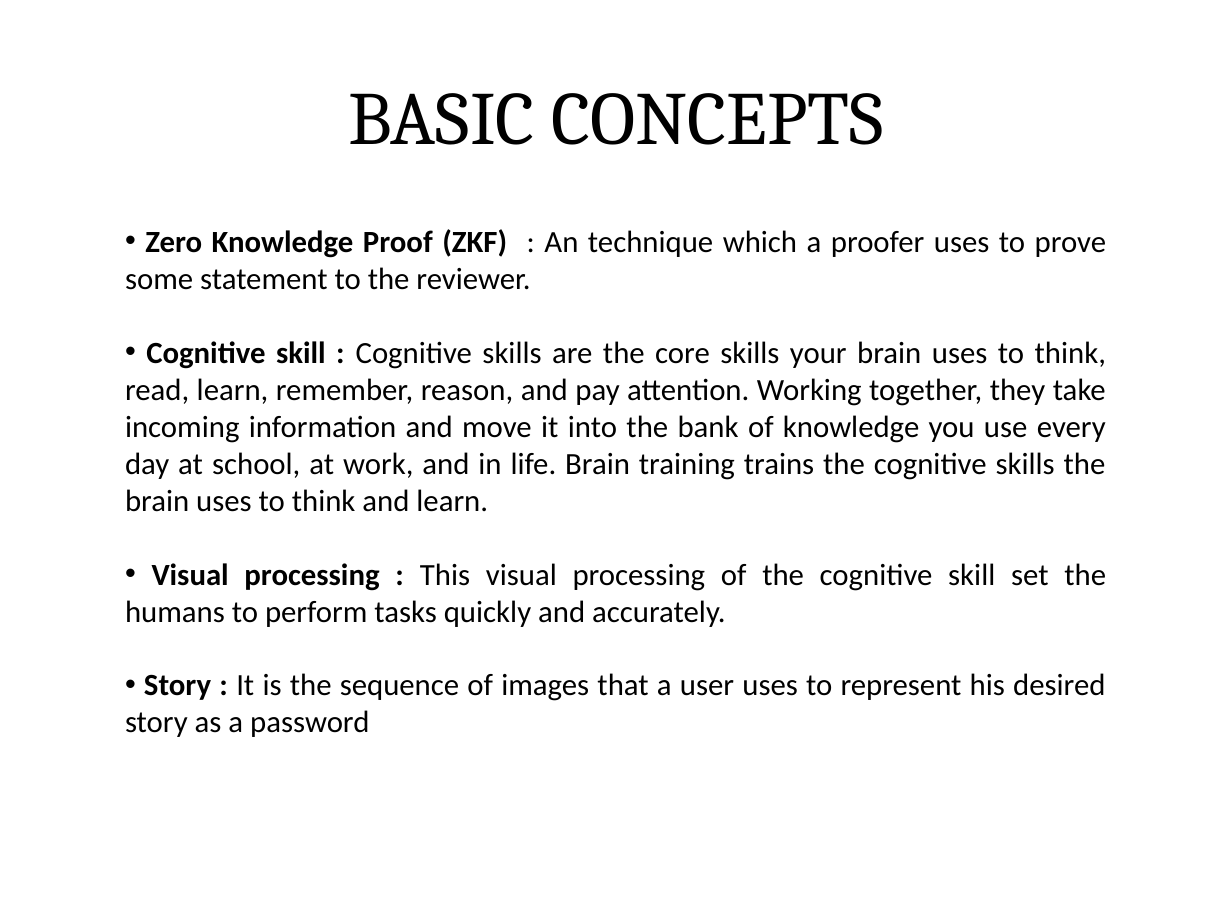
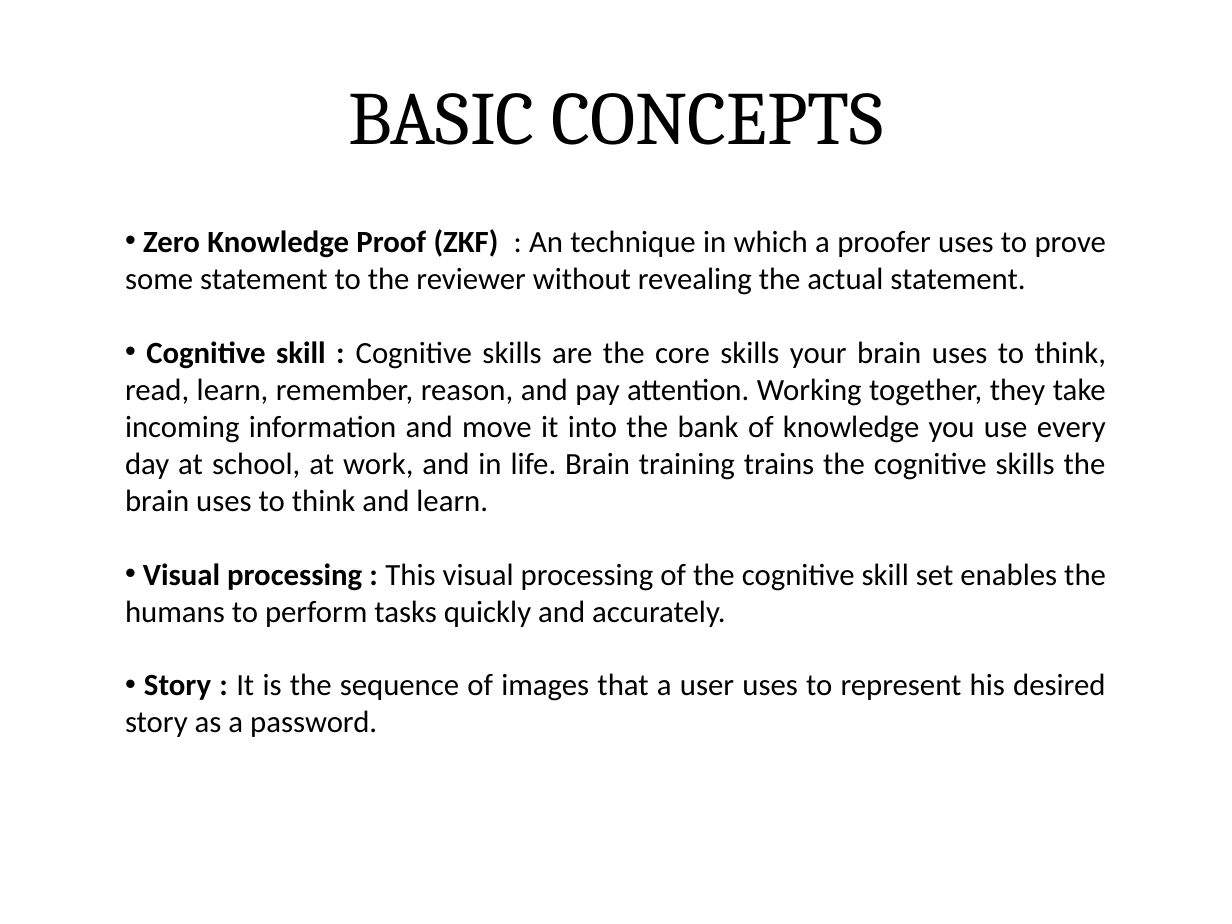
Before and after one commit to Greeny6092/iba, a slide deck: slide 3 of presentation/FINAL YEAR PROJECT BATCH 18.pptx. Drawn at 1232x924 pixels with LibreOffice and Linux fonts; fonts in the diff are those of the drawing. Boxes give left, top, right and bottom in pixels: in the first picture for what was removed or moved away, otherwise in the second. Text is boxed around its words. In the diff, an @@ line names an element or a change of style, - is before the commit and + after.

```diff
--- a/presentation/FINAL YEAR PROJECT BATCH 18.pptx
+++ b/presentation/FINAL YEAR PROJECT BATCH 18.pptx
@@ text at (x1=125, y1=229, x2=1106, y2=295): text changed @@
-• Zero Knowledge Proof (ZKF) : An technique which a proofer uses to prove some statement to the reviewer.
+• Zero Knowledge Proof (ZKF) : An technique in which a proofer uses to prove some statement to the reviewer without revealing the actual statement.
@@ text at (x1=125, y1=563, x2=1106, y2=737): text changed @@
-• Visual processing : This visual processing of the cognitive skill set the humans to perform tasks quickly and accurately.
-• Story : It is the sequence of images that a user uses to represent his desired story as a password
+• Visual processing : This visual processing of the cognitive skill set enables the humans to perform tasks quickly and accurately.
+• Story : It is the sequence of images that a user uses to represent his desired story as a password.
```
Also in this commit, not shown: 5 other slides changed, 1 other file.
